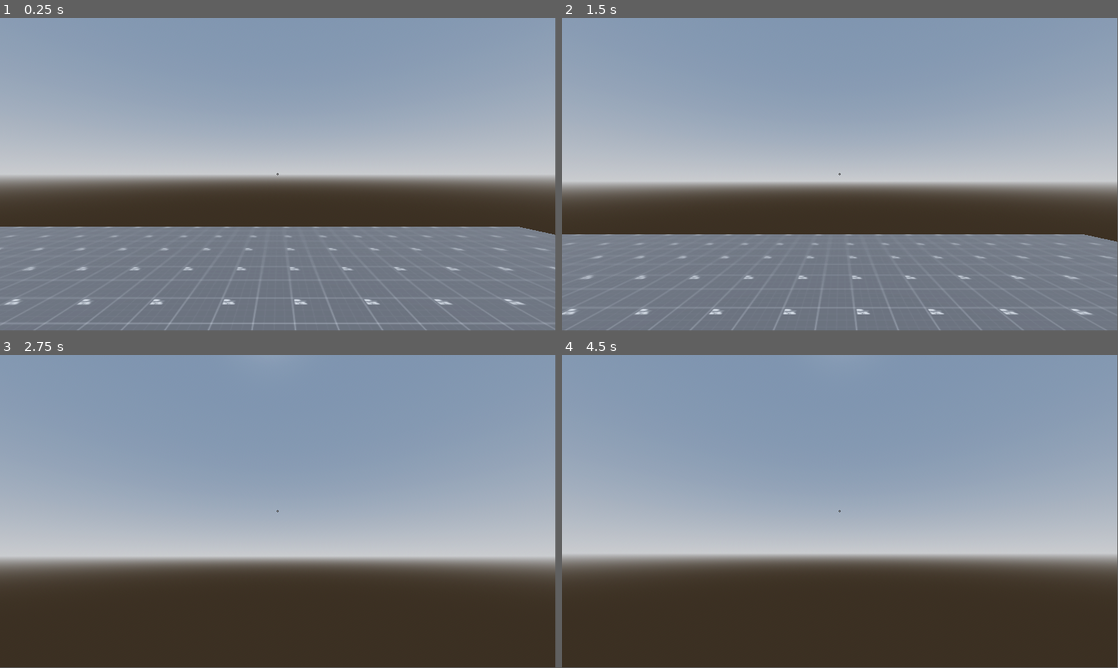
Above: before the commit, frames 1-4 (two rows, left to right).
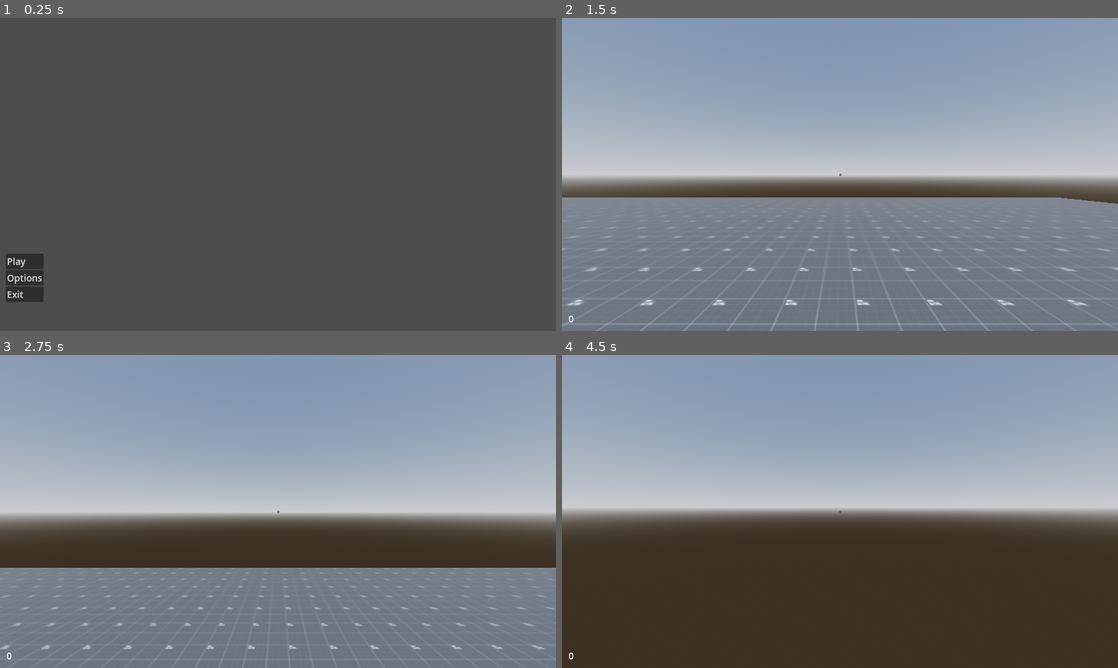
Above: after the commit, the same moments.

Repository: gbrlferz/super-crate-box-fps
Game: Godot game, scene res://menus/main_menu/main_menu.tscn
Two runs of this game, one before a commit and one after it. Both use one fixed random seed, a clock stepped at 60 frames per second and the inputs below. Before the commit the project starts from res://scenes/game.tscn.
Inputs (mouse positions are in pixels of both pictures, inside the frame that each line leads up to):
- Up to frame 1 (0.25 s): no input
- Up to frame 2 (1.5 s): click (584, 277) at 0.5 s, where only the run after the commit has a clickable "Options"; click (584, 262) at 1.25 s, where only the run after the commit has a clickable "Play"
- Up to frame 3 (2.75 s): tap Enter at 2 s; move the mouse to (305, 508) at 2.02 s; press the mouse at (305, 508) at 2.03 s; hold W (up) from 2.03 s (still down); tap Space (jump) at 2.27 s
- Up to frame 4 (4.5 s): keep holding W (up); move the mouse to (812, 511) at 2.77 s; release the mouse at (812, 511) at 2.78 s; tap Ctrl (crouch) at 2.85 s; tap Space (jump) at 3.02, 4.25 s; click (812, 511) at 3.05 s; move the mouse to (851, 505) at 3.52 s; press the mouse at (851, 505) at 3.53 s; tap V (no_clip) at 3.6 s; move the mouse to (834, 514) at 4.27 s; release the mouse at (834, 514) at 4.28 s; click (834, 514) at 4.35 s
In our replay, the window is 799x449 before the commit and 800x450 after it. These sizes can differ from the game's own. Grey fills any space a smaller window leaves; there, only what the larger window draws over its background counts as a difference.

The runs differ from the first frame. In frame 1, 97% of the frame differs, in the area x 0-100%, y 0-100%; in frame 2, 19%; in frame 3, 60%; in frame 4, 31%.

Commit message:
Implement crate

Diff:
--- /dev/null
+++ b/crate/crate.gd
@@ -0,0 +1,20 @@
+class_name Crate
+extends Area3D
+
+
+func _init() -> void:
+	body_entered.connect(_on_body_entered)
+
+
+func _ready() -> void:
+	position = get_random_position()
+
+
+func _on_body_entered(body: Node3D) -> void:
+	if body is Player:
+		Global.add_points(1)
+		position = get_random_position()
+
+
+func get_random_position() -> Vector3:
+	return Vector3(randf_range(-24,24), 0.0, randf_range(-24,24))
--- a/fps_controller/fps_controller.tscn
+++ b/fps_controller/fps_controller.tscn
@@ -1,7 +1,9 @@
-[gd_scene load_steps=6 format=3 uid="uid://c1us2u15454rf"]
+[gd_scene load_steps=8 format=3 uid="uid://c1us2u15454rf"]
 
 [ext_resource type="Script" uid="uid://c1tgtjb53i3ki" path="res://fps_controller/fps_controller.gd" id="1_pquoo"]
 [ext_resource type="PackedScene" uid="uid://c8wtwakfof8sn" path="res://fps_controller/weapon_manager/weapon_manager.tscn" id="2_icmn0"]
+[ext_resource type="Script" uid="uid://bw01vusod0yfl" path="res://fps_controller/player_audio.gd" id="3_vgwmt"]
+[ext_resource type="AudioStream" uid="uid://4or1l58aai3j" path="res://audio/kenney_impact_sounds/impactMetal_heavy_002.ogg" id="4_y4jce"]
 
 [sub_resource type="CapsuleShape3D" id="CapsuleShape3D_r46qa"]
 
@@ -10,7 +12,7 @@
 [sub_resource type="BoxMesh" id="BoxMesh_nrrn1"]
 size = Vector3(0.5, 0.25, 0.2)
 
-[node name="CharacterBody3D" type="CharacterBody3D"]
+[node name="FPSController" type="CharacterBody3D"]
 collision_layer = 2
 collision_mask = 5
 script = ExtResource("1_pquoo")
@@ -48,3 +50,8 @@
 collide_with_areas = true
 
 [node name="ViewModel" type="Node3D" parent="Head/Camera3D"]
+
+[node name="PlayerAudio" type="AudioStreamPlayer3D" parent="." node_paths=PackedStringArray("weapon_manager")]
+script = ExtResource("3_vgwmt")
+weapon_manager = NodePath("../WeaponManager")
+shoot_clip = ExtResource("4_y4jce")
--- /dev/null
+++ b/fps_controller/player_audio.gd
@@ -0,0 +1,15 @@
+extends AudioStreamPlayer3D
+
+@export var weapon_manager: WeaponManager
+
+@export_group("Audio Stream")
+@export var shoot_clip: AudioStream
+
+
+func _ready() -> void:
+	weapon_manager.on_shoot.connect(_play_shoot)
+
+
+func _play_shoot() -> void:
+	stream = shoot_clip
+	play()
--- a/fps_controller/weapon_manager/weapon_manager.gd
+++ b/fps_controller/weapon_manager/weapon_manager.gd
@@ -1,6 +1,8 @@
 class_name WeaponManager
 extends Node3D
 
+
+signal on_shoot
 
 @export var current_weapon: WeaponResource
 @export var player: CharacterBody3D
@@ -9,6 +11,7 @@
 
 func _input(event: InputEvent) -> void:
 	if event.is_action_pressed("shoot"):
+		on_shoot.emit()
 		current_weapon.trigger_down = true
 		bullet_raycast.force_raycast_update()
 		if bullet_raycast.is_colliding():
--- a/global/global.gd
+++ b/global/global.gd
@@ -1,4 +1,13 @@
 extends Node
+
+
+signal on_point
 
 var player: Player
 var portal: Portal
+var points: int
+
+
+func add_points(value: int) -> void:
+	points += value
+	on_point.emit()
--- /dev/null
+++ b/menus/main_menu/main_menu.gd
@@ -0,0 +1,16 @@
+extends Node3D
+
+
+@export var game_scene: PackedScene
+
+
+func _on_play_button_pressed() -> void:
+	get_tree().change_scene_to_packed(game_scene)
+
+
+func _on_options_button_pressed() -> void:
+	pass # Replace with function body.
+
+
+func _on_exit_button_pressed() -> void:
+	get_tree().quit()
--- /dev/null
+++ b/menus/main_menu/main_menu.tscn
@@ -0,0 +1,45 @@
+[gd_scene load_steps=4 format=3 uid="uid://cj1k6mfeclncs"]
+
+[ext_resource type="Script" uid="uid://xni7duhicbmp" path="res://menus/main_menu/main_menu.gd" id="1_xbn2l"]
+[ext_resource type="Theme" uid="uid://nof71bqf6era" path="res://themes/default_theme.tres" id="2_1nwmw"]
+[ext_resource type="PackedScene" uid="uid://xqd5ps5hs2g5" path="res://scenes/game.tscn" id="2_vu5tu"]
+
+[node name="MainMenu" type="Node3D"]
+script = ExtResource("1_xbn2l")
+game_scene = ExtResource("2_vu5tu")
+
+[node name="MainMenu" type="MarginContainer" parent="."]
+anchors_preset = 15
+anchor_right = 1.0
+anchor_bottom = 1.0
+grow_horizontal = 2
+grow_vertical = 2
+theme = ExtResource("2_1nwmw")
+theme_override_constants/margin_left = 20
+theme_override_constants/margin_top = 100
+theme_override_constants/margin_bottom = 100
+
+[node name="VBoxContainer" type="VBoxContainer" parent="MainMenu"]
+layout_mode = 2
+size_flags_horizontal = 0
+size_flags_vertical = 8
+
+[node name="PlayButton" type="Button" parent="MainMenu/VBoxContainer"]
+layout_mode = 2
+text = "Play"
+alignment = 0
+
+[node name="OptionsButton" type="Button" parent="MainMenu/VBoxContainer"]
+layout_mode = 2
+text = "Options"
+alignment = 0
+
+[node name="ExitButton" type="Button" parent="MainMenu/VBoxContainer"]
+layout_mode = 2
+text = "Exit
+"
+alignment = 0
+
+[connection signal="pressed" from="MainMenu/VBoxContainer/PlayButton" to="." method="_on_play_button_pressed"]
+[connection signal="pressed" from="MainMenu/VBoxContainer/OptionsButton" to="." method="_on_options_button_pressed"]
+[connection signal="pressed" from="MainMenu/VBoxContainer/ExitButton" to="." method="_on_exit_button_pressed"]
--- a/project.godot
+++ b/project.godot
@@ -11,13 +11,20 @@
 [application]
 
 config/name="super-crate-box-fps"
-run/main_scene="uid://xqd5ps5hs2g5"
+run/main_scene="uid://cj1k6mfeclncs"
 config/features=PackedStringArray("4.4", "Forward Plus")
 config/icon="res://icon.svg"
 
 [autoload]
 
 Global="*res://global/global.gd"
+
+[display]
+
+window/size/viewport_width=1920
+window/size/viewport_height=1080
+window/stretch/mode="viewport"
+window/stretch/aspect="ignore"
 
 [input]
 
--- a/scenes/game.tscn
+++ b/scenes/game.tscn
@@ -1,20 +1,23 @@
-[gd_scene load_steps=12 format=3 uid="uid://xqd5ps5hs2g5"]
+[gd_scene load_steps=17 format=3 uid="uid://xqd5ps5hs2g5"]
 
+[ext_resource type="Theme" uid="uid://nof71bqf6era" path="res://themes/default_theme.tres" id="1_gee14"]
 [ext_resource type="Script" uid="uid://c78xynregrfk5" path="res://enemies/enemy_spawner.gd" id="1_lbhrr"]
+[ext_resource type="Script" uid="uid://y02vrcpjc8ll" path="res://ui/hud/hud.gd" id="1_u5sy4"]
 [ext_resource type="PackedScene" uid="uid://c1us2u15454rf" path="res://fps_controller/fps_controller.tscn" id="1_uwrxv"]
 [ext_resource type="Material" uid="uid://w5ux2u2ooto5" path="res://materials/prototype.tres" id="2_yqjtg"]
 [ext_resource type="PackedScene" uid="uid://dnkd7ujhu5sqc" path="res://scenes/enemy.tscn" id="3_lnu2h"]
 [ext_resource type="Script" uid="uid://dep7fi63k4d47" path="res://portal/portal.gd" id="5_iywne"]
+[ext_resource type="Script" uid="uid://bfl0udu4a6civ" path="res://crate/crate.gd" id="6_p57ef"]
 
 [sub_resource type="Gradient" id="Gradient_lnu2h"]
 interpolation_mode = 1
-offsets = PackedFloat32Array(0, 0.422566, 0.497788)
+offsets = PackedFloat32Array(0, 0.38, 0.686667)
 colors = PackedColorArray(1, 1, 1, 1, 0, 0, 0, 1, 0, 0, 0, 0)
 
 [sub_resource type="GradientTexture2D" id="GradientTexture2D_lbhrr"]
 gradient = SubResource("Gradient_lnu2h")
-width = 6
-height = 6
+width = 8
+height = 8
 fill = 1
 fill_from = Vector2(0.5, 0.5)
 
@@ -32,37 +35,42 @@
 glow_enabled = true
 
 [sub_resource type="NavigationMesh" id="NavigationMesh_lnu2h"]
-vertices = PackedVector3Array(-15.5, 0.5005, -15.5, -15.5, 0.5005, 15.5, 15.5, 0.5005, 15.5, 15.5, 0.5005, -15.5)
+vertices = PackedVector3Array(-24.5, 0.5005, -24.5, -24.5, 0.5005, 24.5, 24.5, 0.5005, 24.5, 24.5, 0.5005, -24.5)
 polygons = [PackedInt32Array(3, 2, 0), PackedInt32Array(0, 2, 1)]
+
+[sub_resource type="BoxShape3D" id="BoxShape3D_iywne"]
+size = Vector3(1, 1, 2)
+
+[sub_resource type="BoxMesh" id="BoxMesh_iywne"]
+size = Vector3(1, 1, 2)
 
 [node name="Game" type="Node3D"]
 
 [node name="CanvasLayer" type="CanvasLayer" parent="."]
 
-[node name="Control" type="Control" parent="CanvasLayer"]
-layout_mode = 3
+[node name="HUD" type="MarginContainer" parent="CanvasLayer" node_paths=PackedStringArray("points_label")]
 anchors_preset = 15
 anchor_right = 1.0
 anchor_bottom = 1.0
 grow_horizontal = 2
 grow_vertical = 2
 mouse_filter = 2
+theme = ExtResource("1_gee14")
+script = ExtResource("1_u5sy4")
+points_label = NodePath("Label")
 
-[node name="TextureRect" type="TextureRect" parent="CanvasLayer/Control"]
-layout_mode = 1
-anchors_preset = 8
-anchor_left = 0.5
-anchor_top = 0.5
-anchor_right = 0.5
-anchor_bottom = 0.5
-offset_left = -3.0
-offset_top = -3.0
-offset_right = 3.0
-offset_bottom = 3.0
-grow_horizontal = 2
-grow_vertical = 2
+[node name="Reticle" type="TextureRect" parent="CanvasLayer/HUD"]
+layout_mode = 2
+size_flags_horizontal = 4
+size_flags_vertical = 4
 texture = SubResource("GradientTexture2D_lbhrr")
 stretch_mode = 2
+
+[node name="Label" type="Label" parent="CanvasLayer/HUD"]
+layout_mode = 2
+size_flags_horizontal = 0
+size_flags_vertical = 8
+text = "0"
 
 [node name="DirectionalLight3D" type="DirectionalLight3D" parent="."]
 transform = Transform3D(-0.866025, -0.433013, 0.25, 0, 0.5, 0.866025, -0.5, 0.75, -0.433013, 0, 0, 0)
@@ -90,7 +98,7 @@
 
 [node name="CSGBox3D" type="CSGBox3D" parent="NavigationRegion3D/Map/CSGCombiner3D"]
 transform = Transform3D(1, 0, 0, 0, 1, 0, 0, 0, 1, 0, -0.4995, 0)
-size = Vector3(32, 1, 32)
+size = Vector3(50, 1, 50)
 material = ExtResource("2_yqjtg")
 
 [node name="Player" parent="." instance=ExtResource("1_uwrxv")]
@@ -106,3 +114,17 @@
 transform = Transform3D(1, 0, 0, 0, 1, 0, 0, 0, 1, 0, 2, 0)
 radius = 1.0
 height = 4.0
+
+[node name="CrateBox" type="Area3D" parent="."]
+transform = Transform3D(1, 0, 0, 0, 1, 0, 0, 0, 1, 11.6964, 0, 9.97342)
+collision_layer = 0
+collision_mask = 2
+script = ExtResource("6_p57ef")
+
+[node name="CollisionShape3D" type="CollisionShape3D" parent="CrateBox"]
+transform = Transform3D(1, 0, 0, 0, 1, 0, 0, 0, 1, 0, 0.5, 0)
+shape = SubResource("BoxShape3D_iywne")
+
+[node name="MeshInstance3D" type="MeshInstance3D" parent="CrateBox"]
+transform = Transform3D(1, 0, 0, 0, 1, 0, 0, 0, 1, 0, 0.5, 0)
+mesh = SubResource("BoxMesh_iywne")
--- /dev/null
+++ b/themes/default_theme.tres
@@ -0,0 +1,9 @@
+[gd_resource type="Theme" format=3 uid="uid://nof71bqf6era"]
+
+[resource]
+Button/font_sizes/font_size = 32
+Label/font_sizes/font_size = 32
+MarginContainer/constants/margin_bottom = 20
+MarginContainer/constants/margin_left = 20
+MarginContainer/constants/margin_right = 20
+MarginContainer/constants/margin_top = 20
--- /dev/null
+++ b/ui/hud/hud.gd
@@ -0,0 +1,11 @@
+extends MarginContainer
+
+@export var points_label: Label
+
+
+func _ready() -> void:
+	Global.on_point.connect(_on_point)
+
+
+func _on_point() -> void:
+	points_label.text = str(Global.points)
Not shown, added: audio/kenney_impact_sounds/footstep_carpet_000.ogg.import
Not shown, added: audio/kenney_impact_sounds/footstep_carpet_001.ogg.import
Not shown, added: audio/kenney_impact_sounds/footstep_carpet_002.ogg.import
Not shown, added: audio/kenney_impact_sounds/footstep_carpet_003.ogg.import
Not shown, added: audio/kenney_impact_sounds/footstep_carpet_004.ogg.import
Not shown, added: audio/kenney_impact_sounds/footstep_concrete_000.ogg.import
Not shown, added: audio/kenney_impact_sounds/footstep_concrete_001.ogg.import
Not shown, added: audio/kenney_impact_sounds/footstep_concrete_002.ogg.import
Not shown, added: audio/kenney_impact_sounds/footstep_concrete_003.ogg.import
Not shown, added: audio/kenney_impact_sounds/footstep_concrete_004.ogg.import
Not shown, added: audio/kenney_impact_sounds/footstep_grass_000.ogg.import
Not shown, added: audio/kenney_impact_sounds/footstep_grass_001.ogg.import
(and 252 more such lines)
